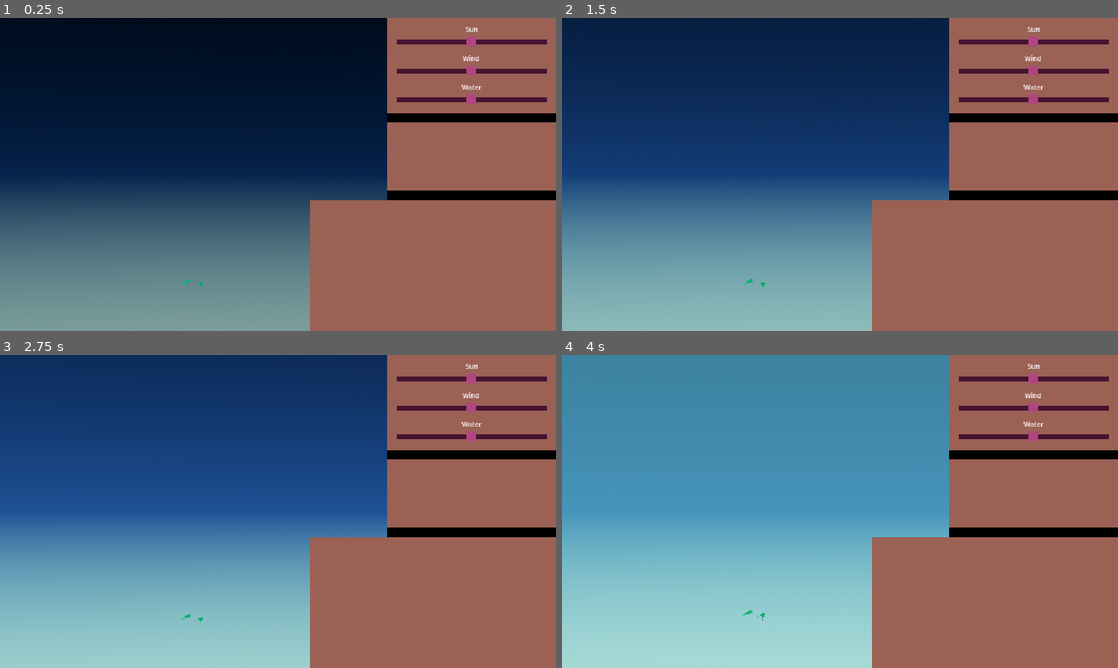
Above: before the commit, frames 1-4 (two rows, left to right).
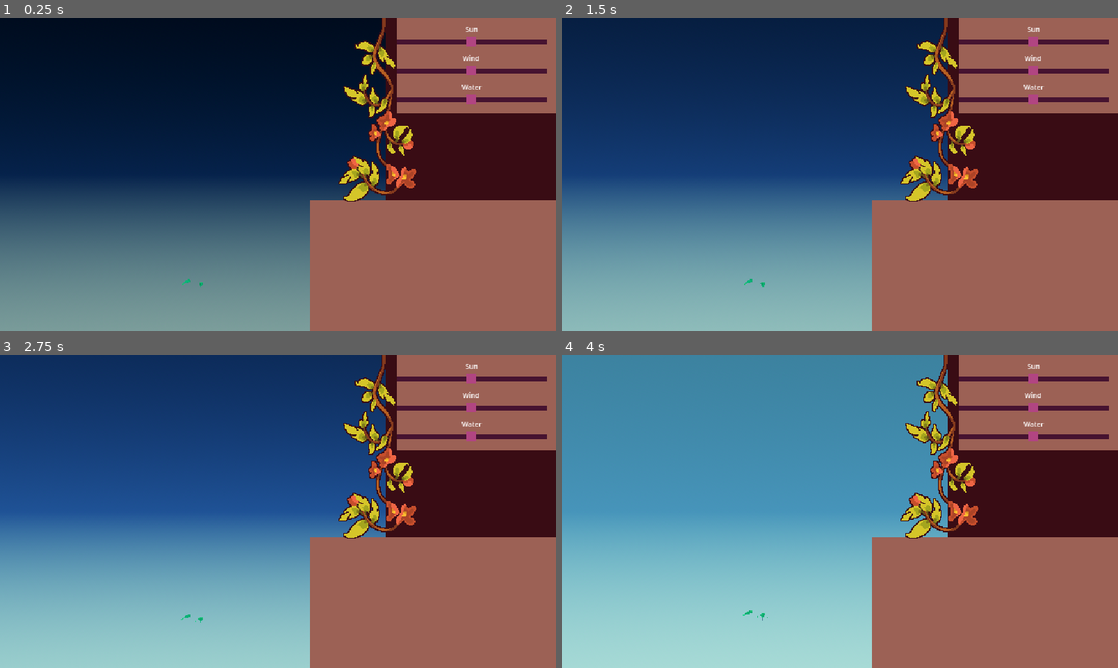
Above: after the commit, the same moments.

Repository: JeppeLindberg/comfy-jam-autumn-2025
Game: Godot game, scene res://scenes/main.tscn
The game is run twice, just before and just after one commit, with the same random seed, the same clock (stepped at 60 frames per second) and the same inputs.
Inputs (mouse positions are in pixels of both pictures, inside the frame that each line leads up to):
- Up to frame 1 (0.25 s): no input
- Up to frame 2 (1.5 s): tap Enter at 0.5 s; move the mouse to (1034, 155) at 0.52 s; tap Space at 1.25 s; move the mouse to (728, 190) at 1.27 s
- Up to frame 3 (2.75 s): tap Enter at 2 s; move the mouse to (333, 442) at 2.02 s
- Up to frame 4 (4 s): tap Space at 2.75 s; move the mouse to (812, 574) at 2.77 s; move the mouse to (1006, 558) at 3.52 s

The runs differ from the first frame. In frame 1, 11% of the frame differs, in the area x 60-100%, y 0-59%; in frame 2, 11%; in frame 3, 11%; in frame 4, 11%.

Commit message:
progress

Diff:
--- /dev/null
+++ b/prefabs/generic_sprite_anchor.tscn
@@ -0,0 +1,9 @@
+[gd_scene load_steps=2 format=3 uid="uid://dbq3k16h8dmq3"]
+
+[ext_resource type="Script" uid="uid://vi7j22xcvq1q" path="res://scripts/screen_anchor_control.gd" id="1_6ibfv"]
+
+[node name="sprite_anchor" type="Node2D"]
+script = ExtResource("1_6ibfv")
+
+[node name="sprite" type="Sprite2D" parent="."]
+texture_filter = 1
--- a/prefabs/sprite_seed.tscn
+++ b/prefabs/sprite_seed.tscn
@@ -1,6 +1,6 @@
 [gd_scene load_steps=5 format=3 uid="uid://5ptf7y4h3jrr"]
 
-[ext_resource type="Script" uid="uid://tvhc0j1j0704" path="res://scripts/screen_anchor.gd" id="1_qnvo2"]
+[ext_resource type="Script" uid="uid://tvhc0j1j0704" path="res://scripts/screen_anchor_node3d.gd" id="1_qnvo2"]
 [ext_resource type="Texture2D" uid="uid://bfli78p8ynmiv" path="res://sprites/star_08.png" id="1_w4bqb"]
 [ext_resource type="Script" uid="uid://d4d4mw3pb56a3" path="res://scripts/seed_sprite.gd" id="2_qnvo2"]
 
--- a/scenes/main.tscn
+++ b/scenes/main.tscn
@@ -1,8 +1,9 @@
-[gd_scene load_steps=48 format=3 uid="uid://bb7m2rw06emdx"]
+[gd_scene load_steps=52 format=3 uid="uid://bb7m2rw06emdx"]
 
 [ext_resource type="Script" uid="uid://ck78o8i26mlcw" path="res://scripts/tree.gd" id="1_0wfyh"]
 [ext_resource type="Script" uid="uid://ewvq7sqp0mes" path="res://scripts/main.gd" id="1_muem4"]
 [ext_resource type="PackedScene" uid="uid://c4n2e14jc44lm" path="res://prefabs/stump_3.tscn" id="1_o5qli"]
+[ext_resource type="PackedScene" uid="uid://dbq3k16h8dmq3" path="res://prefabs/generic_sprite_anchor.tscn" id="2_5q0nq"]
 [ext_resource type="Script" uid="uid://bwk04q8vx3wfd" path="res://scripts/parameters.gd" id="2_dp3eg"]
 [ext_resource type="PackedScene" uid="uid://djo8u7v67c470" path="res://prefabs/stump_1.tscn" id="2_jkv2x"]
 [ext_resource type="Script" uid="uid://cpt3ruiu37ofl" path="res://scripts/daytime_rotator.gd" id="2_y6deb"]
@@ -28,9 +29,12 @@
 [ext_resource type="PackedScene" uid="uid://couusae3a5or8" path="res://prefabs/ui_card_1.tscn" id="20_gqmmt"]
 [ext_resource type="PackedScene" uid="uid://dvknk446o5hw3" path="res://prefabs/leaf_cluster_1.tscn" id="23_2wyq8"]
 [ext_resource type="Script" uid="uid://dw6h3p0rj8iau" path="res://scripts/ui_stats_text.gd" id="23_pm3ni"]
-[ext_resource type="Script" uid="uid://ceo5p8u1oc2jh" path="res://scripts/tree_part.gd" id="24_2f3dj"]
 [ext_resource type="PackedScene" uid="uid://b1euqkmxap1ig" path="res://prefabs/leaf_cluster_2.tscn" id="24_yq6so"]
 [ext_resource type="Script" uid="uid://b1wsaknt8lgf3" path="res://scripts/leaf_cluster_connector.gd" id="26_2f3dj"]
+[ext_resource type="FontFile" uid="uid://c3culn2j8rwlk" path="res://fonts/textmachine_handwriting.ttf" id="31_j8jky"]
+[ext_resource type="Script" uid="uid://sawq6tp5abn8" path="res://scripts/sprite_anchor.gd" id="32_qkpxi"]
+[ext_resource type="Script" uid="uid://vi7j22xcvq1q" path="res://scripts/screen_anchor_control.gd" id="33_5q0nq"]
+[ext_resource type="Texture2D" uid="uid://cbvfieeb05h5g" path="res://sprites/sidebar.png" id="33_dgi5k"]
 
 [sub_resource type="ProceduralSkyMaterial" id="ProceduralSkyMaterial_jbj1t"]
 sky_top_color = Color(0.581293, 0.913401, 0.941485, 1)
@@ -275,6 +279,7 @@
 
 [node name="main" type="Node3D" groups=["main"]]
 script = ExtResource("1_muem4")
+generic_sprite_anchor = ExtResource("2_5q0nq")
 seconds_per_day = 24.0
 
 [node name="env" type="WorldEnvironment" parent="."]
@@ -344,6 +349,7 @@
 [node name="anchor" type="Node3D" parent="seed_anchor"]
 
 [node name="tree" type="Node3D" parent="." node_paths=PackedStringArray("main") groups=["tree"]]
+visible = false
 script = ExtResource("1_0wfyh")
 main = NodePath("..")
 growth_scale = SubResource("Curve_jkv2x")
@@ -353,32 +359,25 @@
 growth = 0.431
 secs_to_full_grown = 20.0
 
-[node name="@Node3D@25371" type="Node3D" parent="tree" groups=["tree_part"] instance=ExtResource("2_jkv2x")]
+[node name="@Node3D@25371" parent="tree" groups=["tree_part"] instance=ExtResource("2_jkv2x")]
 transform = Transform3D(0.615477, 0, 0, 0, 0.744677, 0, 0, 0, 0.615477, 0, 0, 0)
 top_level = true
-script = ExtResource("24_2f3dj")
-stump = true
-matter = 2.8
 
 [node name="connector_25" type="Node3D" parent="tree/@Node3D@25371" groups=["connector"]]
 transform = Transform3D(1, 0, 0, 0, 0.994149, 0.108017, 0, -0.108017, 0.994149, -0.0260136, 2.13899, 0)
 script = ExtResource("17_muem4")
 
-[node name="branch" type="Node3D" parent="tree/@Node3D@25371/connector_25" groups=["tree_part"] instance=ExtResource("11_pm3ni")]
+[node name="branch" parent="tree/@Node3D@25371/connector_25" groups=["tree_part"] instance=ExtResource("11_pm3ni")]
 transform = Transform3D(0.756331, 0, 0, 0, 0.88092, 0.0608375, 0, -0.0710895, 0.75388, -0.0160108, 1.59286, 0)
 top_level = true
-script = ExtResource("24_2f3dj")
-matter = 2.5
 
 [node name="connector_31" type="Node3D" parent="tree/@Node3D@25371/connector_25/branch" groups=["connector"]]
 transform = Transform3D(0.985762, 0.165961, -0.0270165, -0.168145, 0.972955, -0.158386, -1.86265e-09, 0.160674, 0.987008, -0.00566167, 2.96503, 0)
 script = ExtResource("17_muem4")
 
-[node name="branch" type="Node3D" parent="tree/@Node3D@25371/connector_25/branch/connector_31" groups=["tree_part"] instance=ExtResource("5_muem4")]
+[node name="branch" parent="tree/@Node3D@25371/connector_25/branch/connector_31" groups=["tree_part"] instance=ExtResource("5_muem4")]
 transform = Transform3D(0.58384, 0.120726, -0.0159663, -0.0994451, 0.713535, -0.047075, 0.0078622, 0.0601771, 0.590212, -0.0202929, 4.20481, -0.210783)
 top_level = true
-script = ExtResource("24_2f3dj")
-matter = 2.2
 
 [node name="leaf_connector_34" type="Node3D" parent="tree/@Node3D@25371/connector_25/branch/connector_31/branch" groups=["leaf_cluster_connector"]]
 transform = Transform3D(1, 0, 0, 0, 0.643135, -0.765753, 0, 0.765753, 0.643135, 0, 3.44076, -0.0741475)
@@ -396,21 +395,17 @@
 transform = Transform3D(0.876822, -0.435524, -0.203719, 0.470409, 0.864711, 0.176041, 0.0994874, -0.250188, 0.963073, -0.0549002, 1.84033, -0.0424069)
 script = ExtResource("17_muem4")
 
-[node name="branch" type="Node3D" parent="tree/@Node3D@25371/connector_25/branch/connector_27" groups=["tree_part"] instance=ExtResource("13_og1vs")]
+[node name="branch" parent="tree/@Node3D@25371/connector_25/branch/connector_27" groups=["tree_part"] instance=ExtResource("13_og1vs")]
 transform = Transform3D(0.517561, -0.31979, -0.122133, 0.283947, 0.618112, 0.126556, 0.0482257, -0.207365, 0.565586, -0.0575335, 3.21146, -0.162798)
 top_level = true
-script = ExtResource("24_2f3dj")
-matter = 2.4
 
 [node name="connector_35" type="Node3D" parent="tree/@Node3D@25371/connector_25/branch/connector_27/branch" groups=["connector"]]
 transform = Transform3D(0.9781, 0.208134, 0, -0.208134, 0.9781, 0, 0, 0, 1, -0.0456076, 1.60435, 0)
 script = ExtResource("17_muem4")
 
-[node name="branch" type="Node3D" parent="tree/@Node3D@25371/connector_25/branch/connector_27/branch/connector_35" groups=["tree_part"] instance=ExtResource("7_0ld40")]
+[node name="branch" parent="tree/@Node3D@25371/connector_25/branch/connector_27/branch/connector_35" groups=["tree_part"] instance=ExtResource("7_0ld40")]
 transform = Transform3D(0.236398, -0.0709787, -0.0515825, 0.0535594, 0.365089, 0.0311785, 0.0440571, -0.0629795, 0.238874, -0.594193, 4.19018, -0.497683)
 top_level = true
-script = ExtResource("24_2f3dj")
-matter = 2.1
 
 [node name="leaf_connector_36" type="Node3D" parent="tree/@Node3D@25371/connector_25/branch/connector_27/branch/connector_35/branch" groups=["leaf_cluster_connector"]]
 transform = Transform3D(-0.797442, -0.103656, -0.594425, -0.0847034, 0.99461, -0.0598066, 0.59742, 0.00265752, -0.801924, -0.115252, 0.726199, -0.0929159)
@@ -436,21 +431,17 @@
 transform = Transform3D(0.966622, 0.253393, -0.0378563, -0.256205, 0.956012, -0.142826, -3.72529e-09, 0.147758, 0.989024, 0.176571, 2.12807, 0)
 script = ExtResource("17_muem4")
 
-[node name="branch" type="Node3D" parent="tree/@Node3D@25371/connector_0" groups=["tree_part"] instance=ExtResource("9_yc10j")]
+[node name="branch" parent="tree/@Node3D@25371/connector_0" groups=["tree_part"] instance=ExtResource("9_yc10j")]
 transform = Transform3D(0.730813, 0.225135, -0.0287644, -0.194672, 0.848818, -0.0804427, 0.00713435, 0.0994784, 0.75149, 0.108675, 1.58472, 0)
 top_level = true
-script = ExtResource("24_2f3dj")
-matter = 2.35
 
 [node name="connector_7" type="Node3D" parent="tree/@Node3D@25371/connector_0/branch" groups=["connector"]]
 transform = Transform3D(0.987595, 0.155962, -0.0182027, -0.157021, 0.980937, -0.114487, 0, 0.115925, 0.993258, 0.0265771, 1.73484, 0)
 script = ExtResource("17_muem4")
 
-[node name="branch" type="Node3D" parent="tree/@Node3D@25371/connector_0/branch/connector_7" groups=["tree_part"] instance=ExtResource("6_dp3eg")]
+[node name="branch" parent="tree/@Node3D@25371/connector_0/branch/connector_7" groups=["tree_part"] instance=ExtResource("6_dp3eg")]
 transform = Transform3D(0.549195, 0.263942, -0.0534682, -0.221533, 0.661573, -0.102785, 0.0113525, 0.141364, 0.580859, 0.518672, 3.05211, 0.172769)
 top_level = true
-script = ExtResource("24_2f3dj")
-matter = 1.7
 
 [node name="leaf_connector_9" type="Node3D" parent="tree/@Node3D@25371/connector_0/branch/connector_7/branch" groups=["leaf_cluster_connector"]]
 transform = Transform3D(1, 0, 0, 0, 0.643135, -0.765753, 0, 0.765753, 0.643135, 0, 0.677188, 0.0499388)
@@ -468,21 +459,17 @@
 transform = Transform3D(0.861381, -0.507633, -0.0182027, 0.502582, 0.856915, -0.114487, 0.0737155, 0.0894685, 0.993258, -0.156612, 0.858209, 0.0818975)
 script = ExtResource("17_muem4")
 
-[node name="branch" type="Node3D" parent="tree/@Node3D@25371/connector_0/branch/connector_17" groups=["tree_part"] instance=ExtResource("12_y6deb")]
+[node name="branch" parent="tree/@Node3D@25371/connector_0/branch/connector_17" groups=["tree_part"] instance=ExtResource("12_y6deb")]
 transform = Transform3D(0.560754, -0.224455, -0.0534683, 0.172158, 0.683299, -0.102785, 0.0820816, 0.100251, 0.580859, 0.185079, 2.33709, 0.145801)
 top_level = true
-script = ExtResource("24_2f3dj")
-matter = 1.9
 
 [node name="connector_22" type="Node3D" parent="tree/@Node3D@25371/connector_0/branch/connector_17/branch" groups=["connector"]]
 transform = Transform3D(0.997612, 0.0645515, -0.024542, -0.0660227, 0.995713, -0.0647821, 0.0202549, 0.0662477, 0.997598, -0.0431688, 1.53226, 0.0354956)
 script = ExtResource("17_muem4")
 
-[node name="branch" type="Node3D" parent="tree/@Node3D@25371/connector_0/branch/connector_17/branch/connector_22" groups=["tree_part"] instance=ExtResource("6_dp3eg")]
+[node name="branch" parent="tree/@Node3D@25371/connector_0/branch/connector_17/branch/connector_22" groups=["tree_part"] instance=ExtResource("6_dp3eg")]
 transform = Transform3D(0.240752, -0.0723673, -0.022325, 0.043587, 0.366871, -0.0372077, 0.0288507, 0.0496261, 0.24251, -0.18495, 3.373, 0.316487)
 top_level = true
-script = ExtResource("24_2f3dj")
-matter = 1.7
 
 [node name="leaf_connector_23" type="Node3D" parent="tree/@Node3D@25371/connector_0/branch/connector_17/branch/connector_22/branch" groups=["leaf_cluster_connector"]]
 transform = Transform3D(-0.915971, 0.307254, 0.258054, 0.0741605, 0.761693, -0.64368, -0.394332, -0.570455, -0.720475, -0.0812735, 0.872338, -0.194919)
@@ -512,31 +499,25 @@
 transform = Transform3D(0.958457, -0.285105, 0.0086709, 0.285237, 0.958014, -0.0291361, 0, 0.030399, 0.999538, -0.241345, 1.94534, 0)
 script = ExtResource("17_muem4")
 
-[node name="branch" type="Node3D" parent="tree/@Node3D@25371/connector_4" groups=["tree_part"] instance=ExtResource("9_yc10j")]
+[node name="branch" parent="tree/@Node3D@25371/connector_4" groups=["tree_part"] instance=ExtResource("9_yc10j")]
 transform = Transform3D(0.724896, -0.252026, 0.00655931, 0.215774, 0.846837, -0.0164101, -0.00160548, 0.0205651, 0.756124, -0.148542, 1.44865, 0)
 top_level = true
-script = ExtResource("24_2f3dj")
-matter = 2.35
 
 [node name="connector_11" type="Node3D" parent="tree/@Node3D@25371/connector_4/branch" groups=["connector"]]
 transform = Transform3D(0.987595, 0.155962, -0.0182027, -0.157021, 0.980937, -0.114487, 0, 0.115925, 0.993258, 0.0265771, 1.73484, 0)
 script = ExtResource("17_muem4")
 
-[node name="branch" type="Node3D" parent="tree/@Node3D@25371/connector_4/branch/connector_11" groups=["tree_part"] instance=ExtResource("5_muem4")]
+[node name="branch" parent="tree/@Node3D@25371/connector_4/branch/connector_11" groups=["tree_part"] instance=ExtResource("5_muem4")]
 transform = Transform3D(0.589693, -0.0646391, 0.0174132, 0.054415, 0.718079, -0.0694052, -0.0110411, 0.0866789, 0.587963, -0.566501, 2.92351, 0.0356345)
 top_level = true
-script = ExtResource("24_2f3dj")
-matter = 2.2
 
 [node name="connector_37" type="Node3D" parent="tree/@Node3D@25371/connector_4/branch/connector_11/branch" groups=["connector"]]
 transform = Transform3D(0.991794, -0.125465, -0.024542, 0.123661, 0.990208, -0.0647821, 0.0324295, 0.0612156, 0.997598, 0.0112266, 3.43053, -0.0382116)
 script = ExtResource("17_muem4")
 
-[node name="branch" type="Node3D" parent="tree/@Node3D@25371/connector_4/branch/connector_11/branch/connector_37" groups=["tree_part"] instance=ExtResource("12_y6deb")]
+[node name="branch" parent="tree/@Node3D@25371/connector_4/branch/connector_11/branch/connector_37" groups=["tree_part"] instance=ExtResource("12_y6deb")]
 transform = Transform3D(0.241593, -0.0737102, 0.00298299, 0.0481549, 0.367296, -0.028847, 0.00273232, 0.0442075, 0.244648, -0.782293, 5.39016, 0.310398)
 top_level = true
-script = ExtResource("24_2f3dj")
-matter = 1.9
 
 [node name="leaf_connector_38" type="Node3D" parent="tree/@Node3D@25371/connector_4/branch/connector_11/branch/connector_37/branch" groups=["leaf_cluster_connector"]]
 transform = Transform3D(1, 0, 0, 0, 0.643135, -0.765753, 0, 0.765753, 0.643135, -2.38419e-07, 1.55302, 0.0247653)
@@ -554,11 +535,9 @@
 transform = Transform3D(0.959979, 0.278995, -0.024542, -0.280019, 0.957807, -0.0647821, 0.0054326, 0.0690617, 0.997598, 0.0976302, 1.79542, 0.0464416)
 script = ExtResource("17_muem4")
 
-[node name="branch" type="Node3D" parent="tree/@Node3D@25371/connector_4/branch/connector_11/branch/connector_19" groups=["tree_part"] instance=ExtResource("12_y6deb")]
+[node name="branch" parent="tree/@Node3D@25371/connector_4/branch/connector_11/branch/connector_19" groups=["tree_part"] instance=ExtResource("12_y6deb")]
 transform = Transform3D(0.240829, 0.0793609, 0.00298299, -0.0511362, 0.36635, -0.028847, -0.00896601, 0.0422296, 0.244648, -0.624175, 4.21485, 0.217488)
 top_level = true
-script = ExtResource("24_2f3dj")
-matter = 1.9
 
 [node name="leaf_connector_21" type="Node3D" parent="tree/@Node3D@25371/connector_4/branch/connector_11/branch/connector_19/branch" groups=["leaf_cluster_connector"]]
 transform = Transform3D(1, 0, 0, 0, 0.643135, -0.765753, 0, 0.765753, 0.643135, -2.38419e-07, 1.55302, 0.0247653)
@@ -580,11 +559,9 @@
 transform = Transform3D(0.861381, -0.507633, -0.0182027, 0.502582, 0.856915, -0.114487, 0.0737155, 0.0894685, 0.993258, -0.156612, 0.858209, 0.0818975)
 script = ExtResource("17_muem4")
 
-[node name="branch" type="Node3D" parent="tree/@Node3D@25371/connector_4/branch/connector_14" groups=["tree_part"] instance=ExtResource("8_gqmmt")]
+[node name="branch" parent="tree/@Node3D@25371/connector_4/branch/connector_14" groups=["tree_part"] instance=ExtResource("8_gqmmt")]
 transform = Transform3D(0.421587, -0.50962, 0.0174132, 0.414436, 0.511776, -0.0694052, 0.0364357, 0.0755049, 0.587963, -0.477823, 2.14028, 0.0798253)
 top_level = true
-script = ExtResource("24_2f3dj")
-matter = 1.5
 
 [node name="leaf_connector_15" type="Node3D" parent="tree/@Node3D@25371/connector_4/branch/connector_14/branch" groups=["leaf_cluster_connector"]]
 transform = Transform3D(1, 0, 0, 0, 0.643135, -0.765753, 0, 0.765753, 0.643135, 2.72561e-08, 1.81487, -0.0911098)
@@ -611,7 +588,7 @@
 grow_vertical = 2
 
 [node name="panel" type="Panel" parent="ui"]
-self_modulate = Color(0, 0, 0, 1)
+self_modulate = Color(0.223529, 0.0470588, 0.0784314, 1)
 custom_minimum_size = Vector2(175, 0)
 layout_mode = 1
 anchors_preset = 11
@@ -629,7 +606,7 @@
 anchor_bottom = 1.0
 grow_horizontal = 2
 grow_vertical = 2
-theme_override_constants/separation = 10
+theme_override_constants/separation = 5
 
 [node name="parameter_panel" type="Panel" parent="ui/panel/container"]
 self_modulate = Color(0.612402, 0.38127, 0.335364, 1)
@@ -661,8 +638,8 @@
 title_tex = "Water"
 
 [node name="stats" type="Panel" parent="ui/panel/container"]
-self_modulate = Color(0.612402, 0.38127, 0.335364, 1)
-custom_minimum_size = Vector2(0, 70)
+self_modulate = Color(0.223529, 0.0470588, 0.0784314, 1)
+custom_minimum_size = Vector2(0, 80)
 layout_mode = 2
 theme_override_styles/panel = SubResource("StyleBoxFlat_muem4")
 
@@ -673,7 +650,7 @@
 anchor_bottom = 1.0
 grow_horizontal = 2
 grow_vertical = 2
-theme_override_constants/margin_left = 20
+theme_override_constants/margin_left = 40
 theme_override_constants/margin_top = 5
 theme_override_constants/margin_right = 20
 theme_override_constants/margin_bottom = 5
@@ -683,11 +660,13 @@
 alignment = 1
 
 [node name="stats_text" type="RichTextLabel" parent="ui/panel/container/stats/margin/container"]
-layout_mode = 2
-theme_override_font_sizes/normal_font_size = 10
+texture_filter = 1
+layout_mode = 2
+theme_override_fonts/normal_font = ExtResource("31_j8jky")
+theme_override_font_sizes/normal_font_size = 8
 bbcode_enabled = true
-text = "[color=green]+ sun absorption[/color]
-[color=red]- wind resistance[/color]"
+text = "[color=#FFDD3D]+ sun absorption[/color]
+[color=#EF6544]- wind resistance[/color]"
 fit_content = true
 script = ExtResource("23_pm3ni")
 
@@ -721,6 +700,22 @@
 grow_vertical = 2
 theme_override_constants/separation = 0
 
+[node name="center" type="CenterContainer" parent="ui/panel"]
+layout_mode = 1
+anchors_preset = 8
+anchor_left = 0.5
+anchor_top = 0.5
+anchor_right = 0.5
+anchor_bottom = 0.5
+grow_horizontal = 2
+grow_vertical = 2
+script = ExtResource("32_qkpxi")
+texture = ExtResource("33_dgi5k")
+
 [node name="sprites" type="Node2D" parent="."]
 
+[node name="sprite_anchor" type="Node2D" parent="sprites" instance=ExtResource("2_5q0nq")]
+position = Vector2(1065, 324)
+script = ExtResource("33_5q0nq")
+
 [connection signal="new_day_signal" from="." to="tree" method="_on_main_new_day_signal"]
--- a/scripts/main.gd
+++ b/scripts/main.gd
@@ -1,6 +1,8 @@
 @tool
 extends Node3D
 
+
+@export var generic_sprite_anchor: PackedScene
 @export var seconds_per_day = 30.0
 
 var time_dialation = 1.0
--- /dev/null
+++ b/scripts/screen_anchor_control.gd
@@ -0,0 +1,18 @@
+@tool
+extends Node2D
+
+
+var anchor_control = null
+
+
+
+func _process(_delta: float) -> void:
+	if anchor_control != null:
+		global_position = round(anchor_control.global_position)
+
+
+func _exit_tree() -> void:
+	if anchor_control.sprite_anchor == self:
+		anchor_control.sprite_anchor = null
+	if not is_queued_for_deletion():
+		queue_free()
--- /dev/null
+++ b/scripts/sprite_anchor.gd
@@ -0,0 +1,30 @@
+@tool
+extends Control
+
+
+@export var texture: Texture
+
+var main = self
+var sprites = self
+
+
+var sprite_anchor = null
+
+
+func _process(_delta: float) -> void:
+	if (sprite_anchor == null) or (sprite_anchor.is_queued_for_deletion()):
+		sprite_anchor = _get_main().generic_sprite_anchor.instantiate()
+		_get_sprites().add_child(sprite_anchor)
+		sprite_anchor.owner = get_tree().edited_scene_root
+		sprite_anchor.anchor_control = self
+		sprite_anchor.get_node('sprite').texture = texture;
+
+func _get_main():
+	if main == self:
+		while not main.is_in_group('main'):
+			main = main.get_parent()
+
+	return main
+
+func _get_sprites():
+	return _get_main().get_node('sprites')
--- a/scripts/ui_stats_text.gd
+++ b/scripts/ui_stats_text.gd
@@ -2,6 +2,9 @@
 
 
 @onready var stats = get_node('/root/main/stats')
+
+@export var green_hex = 'FFDD3D'
+@export var red_hex = 'EF6544'
 
 
 func update():
@@ -14,21 +17,21 @@
 			replace_txt += '+'
 		if self.text != '':
 			self.text += '\n'
-		self.text += '[color=green]'+replace_txt+' sun absorption[/color]'
+		self.text += '[color=#' + green_hex+ ']'+replace_txt+' sun absorption[/color]'
 	if stats.wind_resistance > 0:
 		replace_txt = ''
 		for i in range(stats.wind_resistance):
 			replace_txt += '+'
 		if self.text != '':
 			self.text += '\n'
-		self.text += '[color=green]'+replace_txt+' wind resistance[/color]'
+		self.text += '[color=#' + green_hex+ ']'+replace_txt+' wind resistance[/color]'
 	if stats.water_absorption > 0:
 		replace_txt = ''
 		for i in range(stats.water_absorption):
 			replace_txt += '+'
 		if self.text != '':
 			self.text += '\n'
-		self.text += '[color=green]'+replace_txt+' water absorption[/color]'
+		self.text += '[color=#' + green_hex+ ']'+replace_txt+' water absorption[/color]'
 
 	if stats.sun_absorption < 0:
 		replace_txt = ''
@@ -36,18 +39,18 @@
 			replace_txt += '-'
 		if self.text != '':
 			self.text += '\n'
-		self.text += '[color=red]'+replace_txt+' sun absorption[/color]'
+		self.text += '[color='+red_hex+']'+replace_txt+' sun absorption[/color]'
 	if stats.wind_resistance < 0:
 		replace_txt = ''
 		for i in range(-stats.wind_resistance):
 			replace_txt += '-'
 		if self.text != '':
 			self.text += '\n'
-		self.text += '[color=red]'+replace_txt+' wind resistance[/color]'
+		self.text += '[color='+red_hex+']'+replace_txt+' wind resistance[/color]'
 	if stats.water_absorption < 0:
 		replace_txt = ''
 		for i in range(-stats.water_absorption):
 			replace_txt += '-'
 		if self.text != '':
 			self.text += '\n'
-		self.text += '[color=red]'+replace_txt+' water absorption[/color]'
+		self.text += '[color='+red_hex+']'+replace_txt+' water absorption[/color]'
Not shown, added: clip_studio_paint/sidebar.png.import
Binary file added: fonts/textmachine_handwriting.ttf
Not shown, added: fonts/textmachine_handwriting.ttf.import
Not shown, added: scripts/screen_anchor_control.gd.uid
Renamed: scripts/screen_anchor.gd -> scripts/screen_anchor_node3d.gd
Renamed: scripts/screen_anchor.gd.uid -> scripts/screen_anchor_node3d.gd.uid
Not shown, added: scripts/sprite_anchor.gd.uid
Binary file added: sprites/sidebar.png
Not shown, added: sprites/sidebar.png.import
Not shown, added: clip_studio_paint/assets.clip
Not shown, added: clip_studio_paint/sidebar.clip
